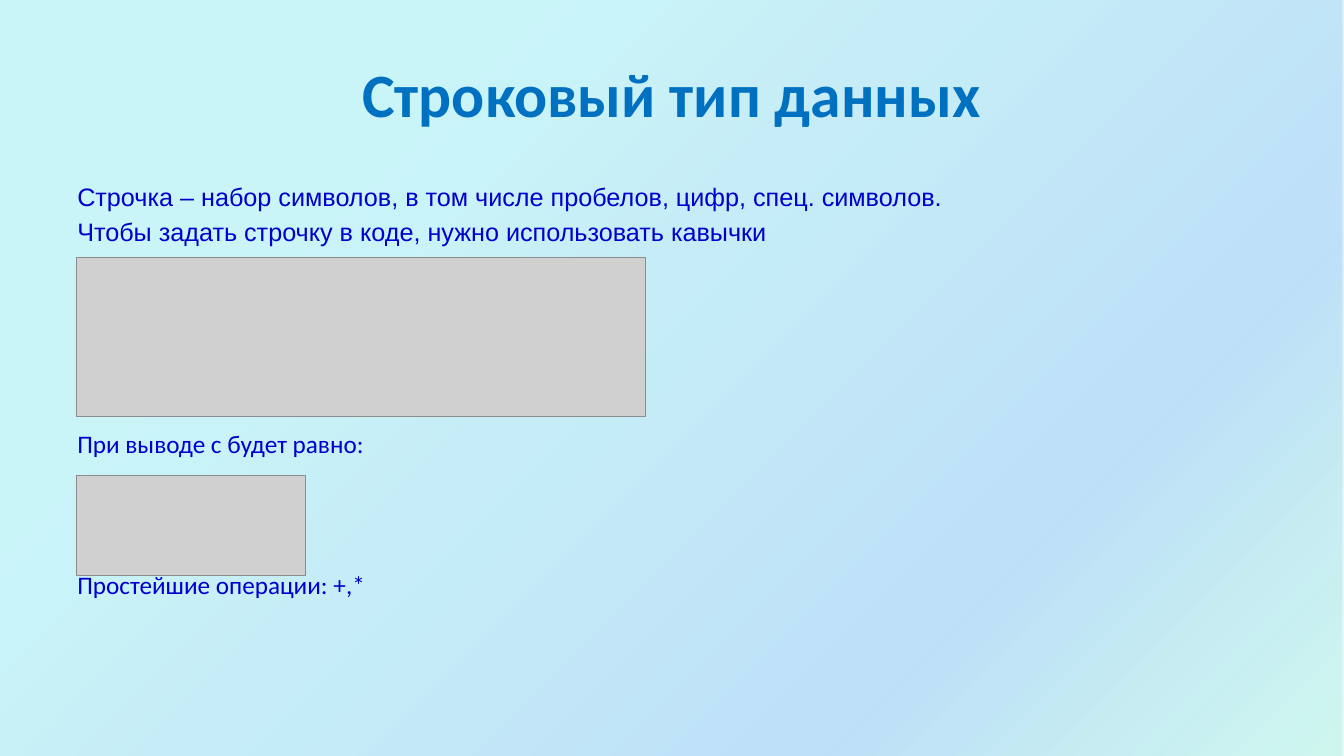
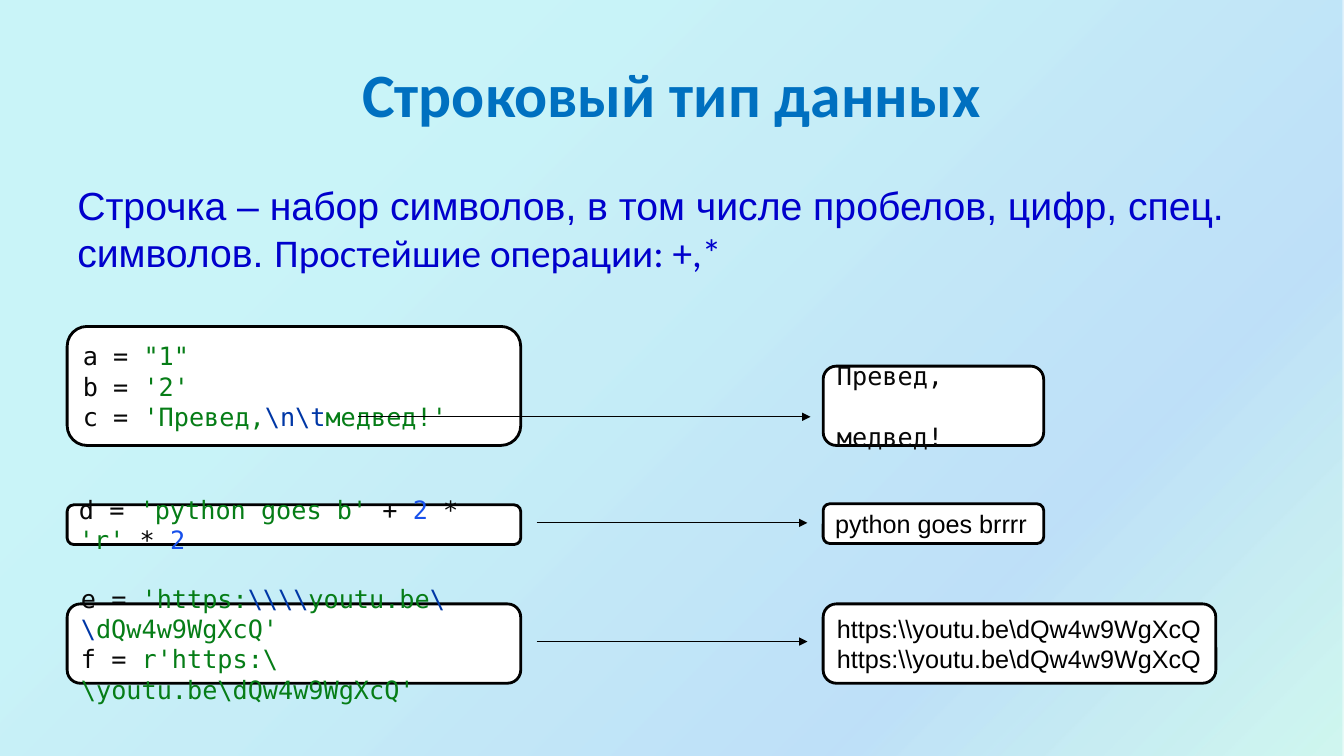
Before and after one commit to divorcehehehe/python, a slide deck: slide 9 of lesson01/Introduction.pptx. Drawn at 1344x756 pixels with LibreOffice and Linux fonts; fonts in the diff are those of the drawing; grey boxes stand for pictures; background and template pictures are left out. Boxes give left, top, right and bottom in pixels: in the first picture for what was removed or moved away, otherwise in the second. Text is boxed around its words. In the diff, an @@ line names an element or a change of style, - is before the commit and + after.

```diff
--- a/lesson01/Introduction.pptx
+++ b/lesson01/Introduction.pptx
@@ text at [77,191,1224,274]: text changed; size 18 to 28 pt @@
-Строчка – набор символов, в том числе пробелов, цифр, спец. символов.
-Чтобы задать строчку в коде, нужно использовать кавычки
-При выводе с будет равно:
-Простейшие операции: +,*
+Строчка – набор символов, в том числе пробелов, цифр, спец. символов. Простейшие операции: +,*
@@ picture removed at [77,257,646,416] @@
@@ rounded rectangle added at [68,327,521,446], fill #FFFFFF, outline #000000 2 pt, 18 pt, text #067D17 @@
+a = "1"
+b = '2'
+c = 'Превед,\n\tмедвед!'
@@ rounded rectangle added at [824,366,1045,446], fill #FFFFFF, outline #000000 2 pt, 18 pt, text #080808 @@
+Превед,
+медвед!
@@ arrow added from (358, 417) to (811, 417), #000000 0.75 pt @@
@@ picture removed at [77,476,306,576] @@
@@ rounded rectangle added at [68,505,521,544], fill #FFFFFF, outline #000000 2 pt, 18 pt, text #067D17 @@
+d = 'python goes b' + 2 * 'r' * 2
@@ rounded rectangle added at [824,504,1045,543], fill #FFFFFF, outline #000000 2 pt, 18 pt, text #000000 @@
+python goes brrrr
@@ arrow added from (536, 523) to (808, 523), #000000 0.75 pt @@
@@ rounded rectangle added at [68,604,521,684], fill #FFFFFF, outline #000000 2 pt, 18 pt, text #067D17 @@
+e = 'https:\\\\youtu.be\\dQw4w9WgXcQ'
+f = r'https:\\youtu.be\dQw4w9WgXcQ'
@@ rounded rectangle added at [824,604,1217,684], fill #FFFFFF, outline #000000 2 pt, 18 pt, text #000000 @@
+https:\\youtu.be\dQw4w9WgXcQ
+https:\\youtu.be\dQw4w9WgXcQ
@@ arrow added from (536, 641) to (808, 641), #000000 0.75 pt @@
```
Also in this commit, not shown: 14 other slides changed, 1 slide added, 39 slides removed.
